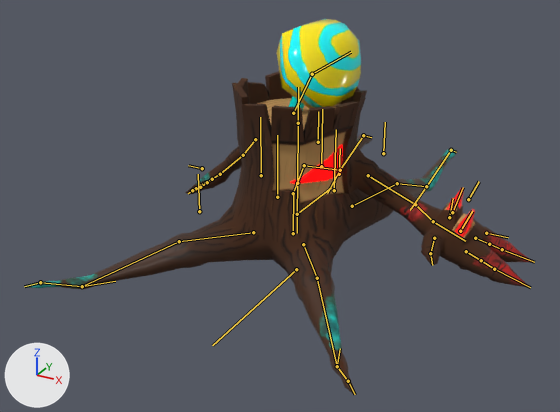
An edit to the Blender file Models/Enemies/Oaken.blend, drawn before and after from the same camera.
Both versions are drawn from a 50 mm camera at (3.1, -5.98, 3.63) aimed at (-0.21, 0.04, 0.62). Arrows for +X, +Y and +Z are at lower left; the lights stay in place. The bones that bend it are drawn over the model as lines.

Names of what the first picture shows: 'Eye', 'Mushroom', 'Oaken'.
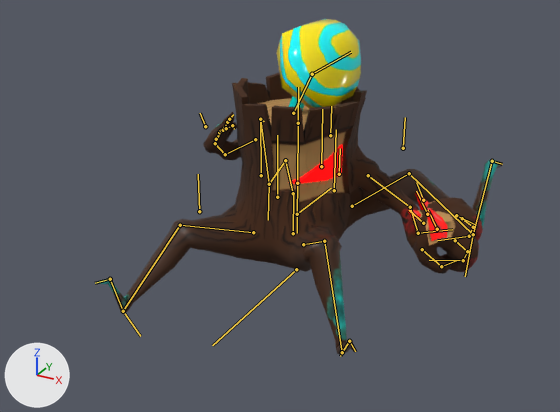
Commit message: Oaken Implementado

The newer file adds an action. The first version stands in its rest pose; the second is drawn at frame 29 of the action 'OakenIdle'.

What the commit changed:
Bone 'Arm.R' (bone_arm_r) turns from (0, 0, 0) to (-37, 24, 51) degrees about its own x, y and z.
Bone 'Forearm.R' (bone_forearm_r) turns from (0, 0, 0) to (-8, -17, 34) degrees about its own x, y and z.
Bone 'Hand.R' (bone_hand_r) turns from (0, 0, 0) to (-67, 60, -15) degrees about its own x, y and z.
Bone 'ThumbBase.R' (bone_thumbbase_r) turns from (0, 0, 0) to (16, 8, -57) degrees about its own x, y and z.
Bone 'Arm.L' (bone_arm_l) turns from (0, 0, 0) to (-5, -16, 13) degrees about its own x, y and z.
Bone 'Forearm.L' (bone_forearm_l) turns from (0, 0, 0) to (-33, 2, 21) degrees about its own x, y and z.
Bone 'Hand.L' (bone_hand_l) turns from (0, 0, 0) to (75, 29, -15) degrees about its own x, y and z.
Bone 'ThumbBase.L' (bone_thumbbase_l) turns from (0, 0, 0) to (-70, 20, -4) degrees about its own x, y and z.
Bone 'CTRL_Fingers.L' (bone_ctrl_fingers_l) turns from (0, 0, 0) to (-63, 0, 0) degrees about its own x, y and z.
Bone 'PoleRootBack.L' (bone_polerootback_l) moves from (0.0, 0.0, 0.0) to (-0.09, -0.06, -0.43).
Bone 'PoleRootBack.R' (bone_polerootback_r) moves from (0.0, 0.0, 0.0) to (0.09, -0.06, -0.43).
Bone 'IKRootFront.R' (bone_ikrootfront_r) moves from (0.0, 0.0, 0.0) to (0.12, 0.35, -0.25).
Bone 'IKRootFront.R' (bone_ikrootfront_r) turns from (0, 0, 0) to (-57, -8, 1) degrees about its own x, y and z.
Bone 'IKRootFront.L' (bone_ikrootfront_l) moves from (0.0, 0.0, 0.0) to (0.0, 0.68, -0.19).
Bone 'IKRootFront.L' (bone_ikrootfront_l) turns from (0, 0, 0) to (-29, 8, -1) degrees about its own x, y and z.
Bone 'IKRootBack.L' (bone_ikrootback_l) moves from (0.0, 0.0, 0.0) to (0.8, 0.6, 0.02).
Bone 'IKRootBack.L' (bone_ikrootback_l) turns from (0, 0, 0) to (50, -2, -5) degrees about its own x, y and z.
Bone 'IKRootBack.R' (bone_ikrootback_r) moves from (0.0, 0.0, 0.0) to (-0.78, 0.41, 0.08).
Bone 'IKRootBack.R' (bone_ikrootback_r) turns from (0, 0, 0) to (60, -5, -19) degrees about its own x, y and z.

Changed parts and their boxes [x1, y1, x2, y2] in the pictures (560 x 412 px):
'Oaken', posed (20% narrower, 13% shorter): before [25, 71, 534, 395]; after [95, 72, 503, 355]
bone 'Arm.R', root to tip: before (255, 139) to (243, 155); after (255, 139) to (225, 154)
bone 'Forearm.R', root to tip: before (243, 155) to (220, 174); after (225, 154) to (215, 143)
bone 'Hand.R', root to tip: before (220, 174) to (208, 181); after (215, 143) to (219, 134)
bone 'ThumbBase.R', root to tip: before (207, 182) to (200, 187); after (226, 128) to (232, 125)
bone 'Arm.L', root to tip: before (368, 175) to (415, 204); after (368, 175) to (410, 207)
bone 'Forearm.L', root to tip: before (415, 204) to (433, 221); after (410, 207) to (418, 233)
bone 'Hand.L', root to tip: before (433, 221) to (465, 241); after (418, 233) to (452, 229)
bone 'ThumbBase.L', root to tip: before (434, 238) to (430, 253); after (422, 249) to (441, 266)
bone 'CTRL_Fingers.L', root to tip: before (486, 233) to (508, 237); after (456, 215) to (476, 225)
bone 'PoleRootBack.L', root to tip: before (383, 153) to (385, 122); after (403, 148) to (405, 117)
bone 'PoleRootBack.R', root to tip: before (318, 142) to (318, 111); after (330, 135) to (331, 106)
bone 'IKRootFront.R', root to tip: before (82, 286) to (115, 281); after (123, 311) to (140, 336)
bone 'IKRootFront.L', root to tip: before (337, 366) to (340, 348); after (342, 352) to (340, 356)
bone 'IKRootBack.L', root to tip: before (426, 186) to (410, 210); after (473, 234) to (465, 276)
bone 'IKRootBack.R', root to tip: before (340, 170) to (327, 193); after (269, 184) to (268, 220)
